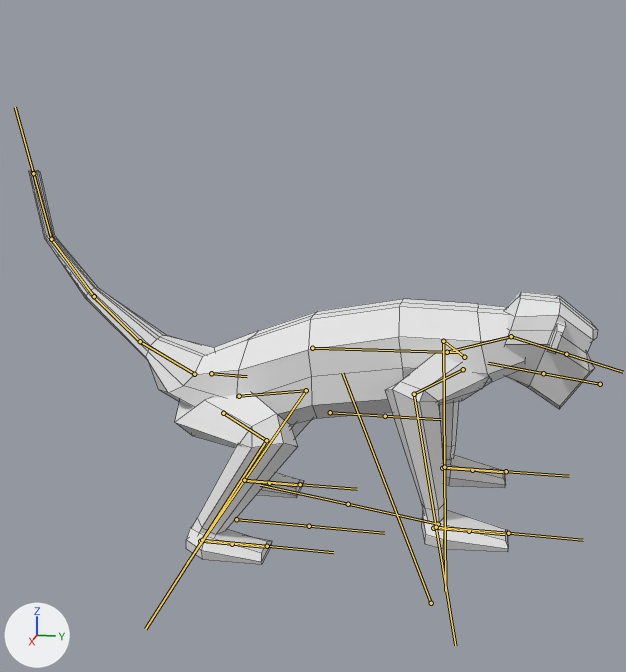
Two versions of the FBX model Assets/Art/AnimationClips/monke2.fbx, one commit apart.
The view is the same before and after, from a camera (50 mm lens) standing at (5.4, 1.18, 1.95) and looking at (-0.03, 0.09, 0.59). Every picture has the same lights, and +X, +Y and +Z are marked at lower left. Both versions are drawn at frame 16 of the action 'MonkeArmature|InAirDown'; the numbers are the values there. The bones that bend it are drawn over the model as lines. Mesh edges are drawn as thin lines.

In view in the first picture: 'Monke'.
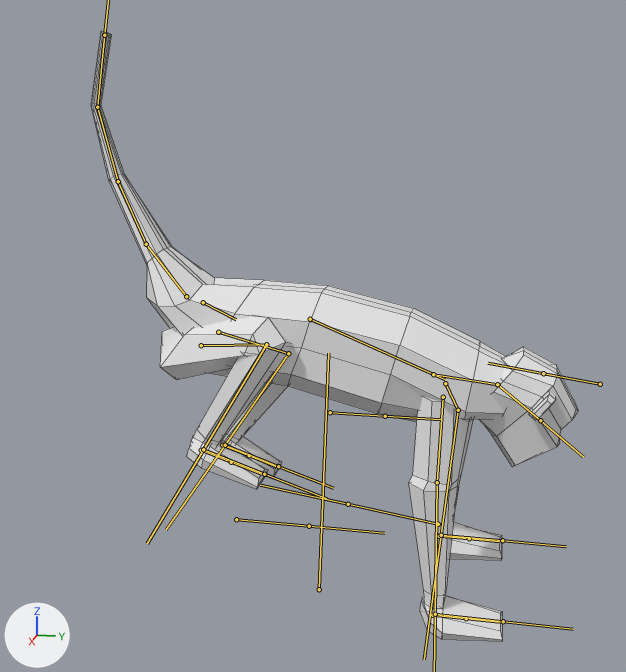
Location of each change, (x1, y1, x2, y2) in pixels of the pictures (626 x 672 px):
```json
{"object": "Monke", "change": "posed", "before": [29, 170, 597, 564], "after": [91, 31, 578, 641], "on screen": "14% narrower, 55% taller"}
{"bone": "FrontFoot_R", "before": "(433, 528) to (469, 531)", "after": "(432, 615) to (466, 618)"}
{"bone": "FrontFoot_L", "before": "(442, 468) to (472, 470)", "after": "(439, 536) to (469, 538)"}
{"bone": "RearFoot_R", "before": "(200, 541) to (232, 544)", "after": "(201, 450) to (231, 462)"}
{"bone": "RearFoot_L", "before": "(242, 481) to (269, 483)", "after": "(222, 445) to (249, 455)"}
{"bone": "Main", "before": "(431, 603) to (342, 373)", "after": "(319, 589) to (328, 353)"}
{"bone": "RearThigh_R", "before": "(223, 413) to (266, 440)", "after": "(201, 345) to (266, 344)"}
{"bone": "RearShin_R", "before": "(266, 440) to (202, 540)", "after": "(266, 344) to (203, 449)"}
{"bone": "RearThigh_L", "before": "(239, 396) to (306, 390)", "after": "(218, 332) to (288, 353)"}
{"bone": "RearShin_L", "before": "(306, 390) to (244, 480)", "after": "(288, 353) to (225, 445)"}
{"bone": "FrontThigh_R", "before": "(463, 369) to (414, 394)", "after": "(443, 397) to (437, 482)"}
{"bone": "FrontShin_R", "before": "(414, 394) to (436, 527)", "after": "(437, 482) to (435, 614)"}
{"bone": "FrontThigh_L", "before": "(464, 357) to (443, 341)", "after": "(445, 383) to (458, 410)"}
{"bone": "FrontShin_L", "before": "(443, 341) to (444, 467)", "after": "(458, 410) to (441, 535)"}
```

Scene script edits in JSON lines:
```json
{"block": "bone_frontfoot_r", "where": "bone_frontfoot_r = bpy.data.objects['MonkeArmature'].pose.bones['FrontFoot_R']"}
{"op": "set", "path": "bone_frontfoot_r.location", "old": "(0.2, 0.032, 0.651)", "new": "(0.043, 0.038, -0.036)"}
{"op": "set", "path": "bone_frontfoot_r.rotation_quaternion", "old": "(1.0, 0.0, 0.0, 0.0)", "new": "(0.994, 0.0, 0.108, 0.0)", "note": "degrees (0, 0, 0) -> degrees (0, 12, 0)"}
{"block": "bone_frontfoot_l", "where": "bone_frontfoot_l = bpy.data.objects['MonkeArmature'].pose.bones['FrontFoot_L']"}
{"op": "set", "path": "bone_frontfoot_l.location", "old": "(-0.2, 0.032, 0.651)", "new": "(-0.069, 0.032, 0.184)"}
{"op": "set", "path": "bone_frontfoot_l.rotation_quaternion", "old": "(1.0, 0.0, 0.0, 0.0)", "new": "(0.994, 0.0, 0.108, 0.0)", "note": "degrees (0, 0, 0) -> degrees (0, 12, 0)"}
{"block": "bone_rearfoot_r", "where": "bone_rearfoot_r = bpy.data.objects['MonkeArmature'].pose.bones['RearFoot_R']"}
{"op": "set", "path": "bone_rearfoot_r.location", "old": "(0.2, 0.161, 0.421)", "new": "(0.032, 0.126, 0.982)"}
{"op": "set", "path": "bone_rearfoot_r.rotation_quaternion", "old": "(1.0, 0.0, 0.0, 0.0)", "new": "(0.987, -0.161, 0.0, 0.0)", "note": "degrees (0, 0, 0) -> degrees (-19, 0, 0)"}
{"block": "bone_rearfoot_l", "where": "bone_rearfoot_l = bpy.data.objects['MonkeArmature'].pose.bones['RearFoot_L']"}
{"op": "set", "path": "bone_rearfoot_l.location", "old": "(-0.2, 0.161, 0.421)", "new": "(-0.101, 0.044, 0.736)"}
{"op": "set", "path": "bone_rearfoot_l.rotation_quaternion", "old": "(1.0, 0.0, 0.0, 0.0)", "new": "(0.987, -0.161, 0.0, 0.0)", "note": "degrees (0, 0, 0) -> degrees (-19, 0, 0)"}
{"block": "bone_main", "where": "bone_main = bpy.data.objects['MonkeArmature'].pose.bones['Main']"}
{"op": "set", "path": "bone_main.location", "old": "(0.0, -0.121, -0.683)", "new": "(0.0, -0.11, 0.096)"}
{"op": "set", "path": "bone_main.rotation_quaternion", "old": "(0.983, 0.186, 0.0, 0.0)", "new": "(1.0, -0.017, 0.0, 0.0)", "note": "degrees (21, 0, 0) -> degrees (-2, 0, 0)"}
{"block": "bone_rearthigh_r", "where": "bone_rearthigh_r = bpy.data.objects['MonkeArmature'].pose.bones['RearThigh_R']  # child of 'LowerSpine'"}
{"op": "set", "path": "bone_rearthigh_r.rotation_quaternion", "old": "(0.812, 0.429, -0.009, -0.395)", "new": "(0.604, 0.732, 0.032, -0.313)", "note": "degrees (48, 19, -43) -> degrees (95, 30, -22)"}
{"block": "bone_rearshin_r", "where": "bone_rearshin_r = bpy.data.objects['MonkeArmature'].pose.bones['RearShin_R']  # child of 'RearThigh_R'"}
{"op": "set", "path": "bone_rearshin_r.rotation_quaternion", "old": "(0.827, -0.48, -0.023, 0.292)", "new": "(0.738, -0.582, -0.032, 0.341)", "note": "degrees (-56, 14, 31) -> degrees (-70, 20, 35)"}
{"block": "bone_rearthigh_l", "where": "bone_rearthigh_l = bpy.data.objects['MonkeArmature'].pose.bones['RearThigh_L']  # child of 'LowerSpine'"}
{"op": "set", "path": "bone_rearthigh_l.rotation_quaternion", "old": "(0.818, 0.449, 0.005, 0.359)", "new": "(0.789, 0.568, -0.02, 0.232)", "note": "degrees (51, -18, 39) -> degrees (68, -17, 21)"}
{"block": "bone_rearshin_l", "where": "bone_rearshin_l = bpy.data.objects['MonkeArmature'].pose.bones['RearShin_L']  # child of 'RearThigh_L'"}
{"op": "set", "path": "bone_rearshin_l.rotation_quaternion", "old": "(0.83, -0.498, 0.014, -0.251)", "new": "(0.881, -0.402, 0.019, -0.248)", "note": "degrees (-59, -13, -26) -> degrees (-47, -10, -27)"}
{"block": "bone_frontthigh_r", "where": "bone_frontthigh_r = bpy.data.objects['MonkeArmature'].pose.bones['FrontThigh_R']  # child of 'UpperSpine'"}
{"op": "set", "path": "bone_frontthigh_r.rotation_quaternion", "old": "(0.834, -0.291, -0.03, -0.468)", "new": "(0.914, 0.278, -0.267, -0.128)", "note": "degrees (-29, -19, -54) -> degrees (39, -25, -25)"}
{"block": "bone_frontshin_r", "where": "bone_frontshin_r = bpy.data.objects['MonkeArmature'].pose.bones['FrontShin_R']  # child of 'FrontThigh_R'"}
{"op": "set", "path": "bone_frontshin_r.rotation_quaternion", "old": "(0.843, 0.305, 0.029, 0.441)", "new": "(0.977, -0.205, -0.054, -0.031)", "note": "degrees (34, -13, 51) -> degrees (-24, -7, -2)"}
{"block": "bone_frontthigh_l", "where": "bone_frontthigh_l = bpy.data.objects['MonkeArmature'].pose.bones['FrontThigh_L']  # child of 'UpperSpine'"}
{"op": "set", "path": "bone_frontthigh_l.rotation_quaternion", "old": "(0.825, -0.178, 0.012, 0.536)", "new": "(0.87, 0.201, 0.162, 0.421)", "note": "degrees (-17, 12, 64) -> degrees (29, 6, 53)"}
{"block": "bone_frontshin_l", "where": "bone_frontshin_l = bpy.data.objects['MonkeArmature'].pose.bones['FrontShin_L']  # child of 'FrontThigh_L'"}
{"op": "set", "path": "bone_frontshin_l.rotation_quaternion", "old": "(0.815, 0.182, -0.042, -0.548)", "new": "(0.934, 0.055, 0.026, -0.353)", "note": "degrees (20, 7, -66) -> degrees (5, 5, -41)"}
```
